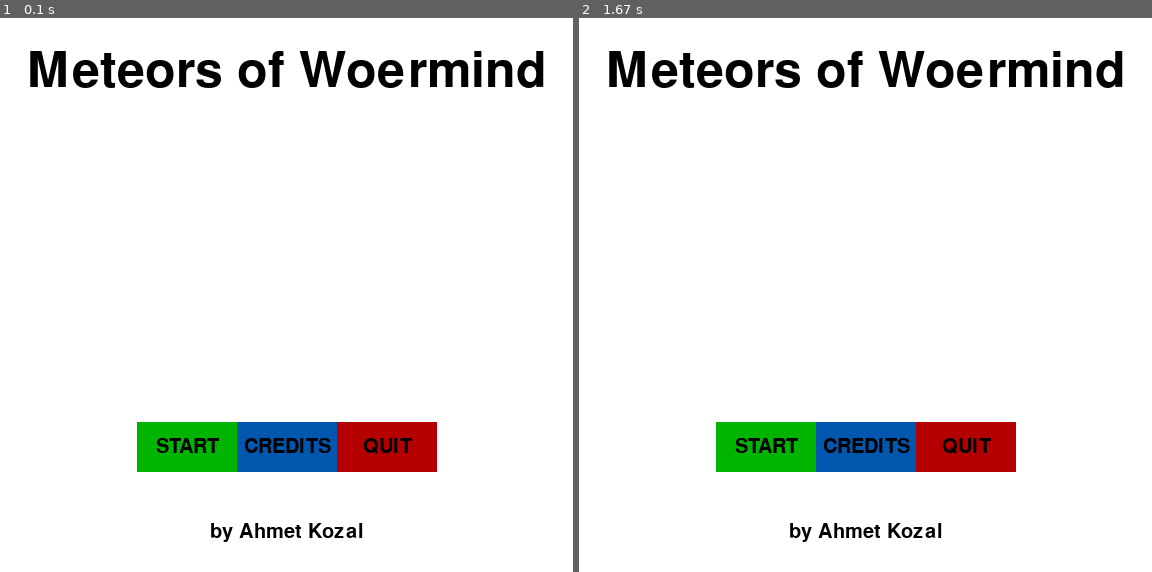
Above: before the commit, frames 1-2 (left to right).
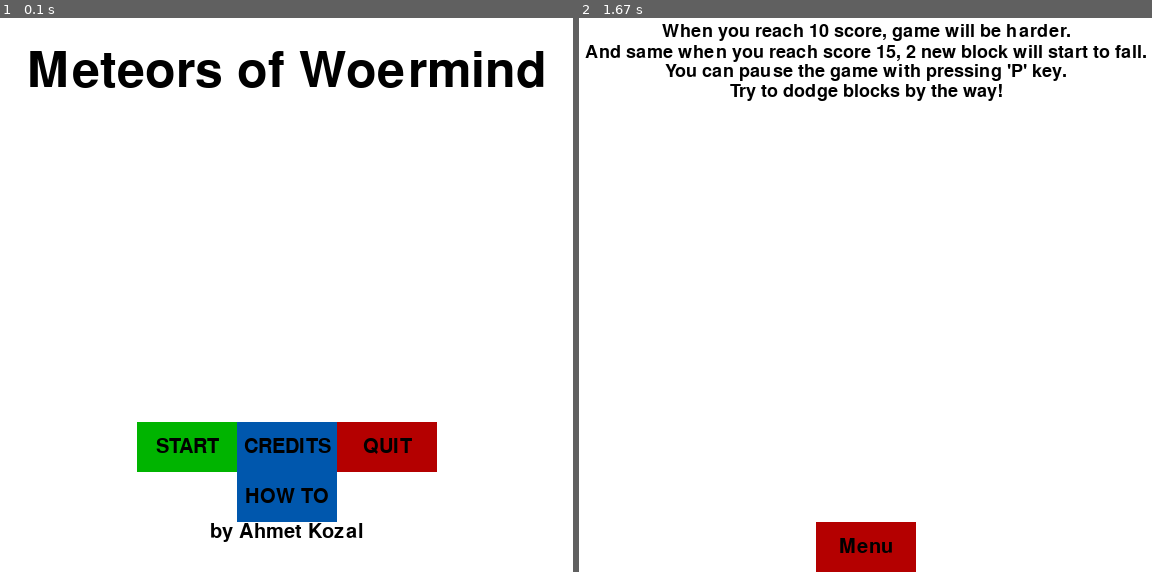
Above: after the commit, the same moments.

Repository: Hiradoras/MeteorsofWoermind
Game: pygame game, started from MeteorsofWoermind.py
Same seed, same stepped clock (60 frames per second), same inputs: the game is played once before the commit and once after it.
Inputs (mouse positions are in pixels of both pictures, inside the frame that each line leads up to):
- Up to frame 1 (0.1 s): no input
- Up to frame 2 (1.67 s): click (865, 494) at 0.42 s, where only the run after the commit has a clickable "HOW TO"

The runs differ from the first frame. In frame 1, 1.6% of the frame differs, in the area x 41-59%, y 81-91%; in frame 2, 12%, in the area x 1-99%, y 1-100%.

Commit message:
Fixed bugs, changed some logics.

Diff:
--- a/MeteorsofWoermind.py
+++ b/MeteorsofWoermind.py
@@ -152,6 +152,9 @@
             if event.type == pygame.QUIT:
                 pygame.quit()
                 quit()
+            if event.type == pygame.KEYDOWN:
+                if event.key == pygame.K_p or event.key == pygame.K_LEFT or event.key == pygame.K_RIGHT or event.key == pygame.K_UP or event.key == pygame.K_DOWN:
+                    unpause()
         #gameDisplay.fill(white)
         largeText = pygame.font.Font('freesansbold.ttf',50)
         smallText = pygame.font.Font('freesansbold.ttf',20)
@@ -192,9 +195,42 @@
         button("START", 150,450,100,50,green,bright_green,game_loop)
         button("QUIT", 350,450,100,50,red,bright_red,quit_game)
         button("CREDITS", 250,450,100,50,blue,bright_blue,credits_screen)
+        button("HOW TO", 250,500,100,50,blue,bright_blue,how_to_screen)
         pygame.display.update()
         clock.tick(15)
 
+#######################################
+def how_to_screen():
+    how_to = True
+    mixer.music.load('pygame_credits_music.wav')
+    mixer.music.play(-1)
+    while how_to:
+        for event in pygame.event.get():
+            if event.type== pygame.QUIT:
+                pygame.quit()
+                quit()
+        gameDisplay.fill(white)
+
+        smallText = pygame.font.Font('freesansbold.ttf',18)
+        textSurf, textRect = intro_text("When you reach 10 score, game will be harder.", smallText)
+        textRect.center = ((display_width/2),(display_height/10))
+        gameDisplay.blit(textSurf,textRect)
+
+        textSurf, textRect = intro_text("And same when you reach score 15, 2 new block will start to fall.", smallText)
+        textRect.center = ((display_width/2),(display_height/10+20))
+        gameDisplay.blit(textSurf,textRect)
+
+        textSurf, textRect = intro_text("You can pause the game with pressing 'P' key.", smallText)
+        textRect.center = ((display_width/2),(display_height/10+40))
+        gameDisplay.blit(textSurf,textRect)
+
+        textSurf, textRect = intro_text("Try to dodge blocks by the way!", smallText)
+        textRect.center = ((display_width/2),(display_height/10+60))
+        gameDisplay.blit(textSurf,textRect)
+
+        button("Menu", 250,550,100,50,red,bright_red,game_intro)
+        pygame.display.update()
+        clock.tick(15)
 #######################################
 def credits_screen():
     credits = True
@@ -234,8 +270,6 @@
 #######################################
 def game_loop():
     global pause
-
-
     mixer.music.load('pygame_gameplay_music.wav')
     mixer.music.play(-1)
     x = display_width * 0.45
@@ -353,7 +387,7 @@
                 if thing2_speed <= thing2_minspeed:
                     thing2_speed += random.randrange(5,30)
         #Next Level
-        if dodged>= 16:
+        if dodged>= 15:
             level = 3
             things(thing3_startx, thing3_starty,thing3_width, thing3_height,blue)
             thing3_starty += thing3_yspeed
@@ -384,9 +418,13 @@
         player(x,y)
         things_dodged(dodged, level)
         #LOGICS##################################################
-        if x > display_width - player_x or x < 0:
-            crash_FX.play()
-            crash(dodged, level)
+        #!!! Canceled make player dead when he touch the edges !!!
+        if x > display_width - player_x:
+            x = display_width - player_x
+            #crash_FX.play()
+            # crash(dodged, level)
+        if x < 0:
+            x = 0
         ##########################################
         if thing_starty > display_height:
             thing_starty = 0 - thing_height
